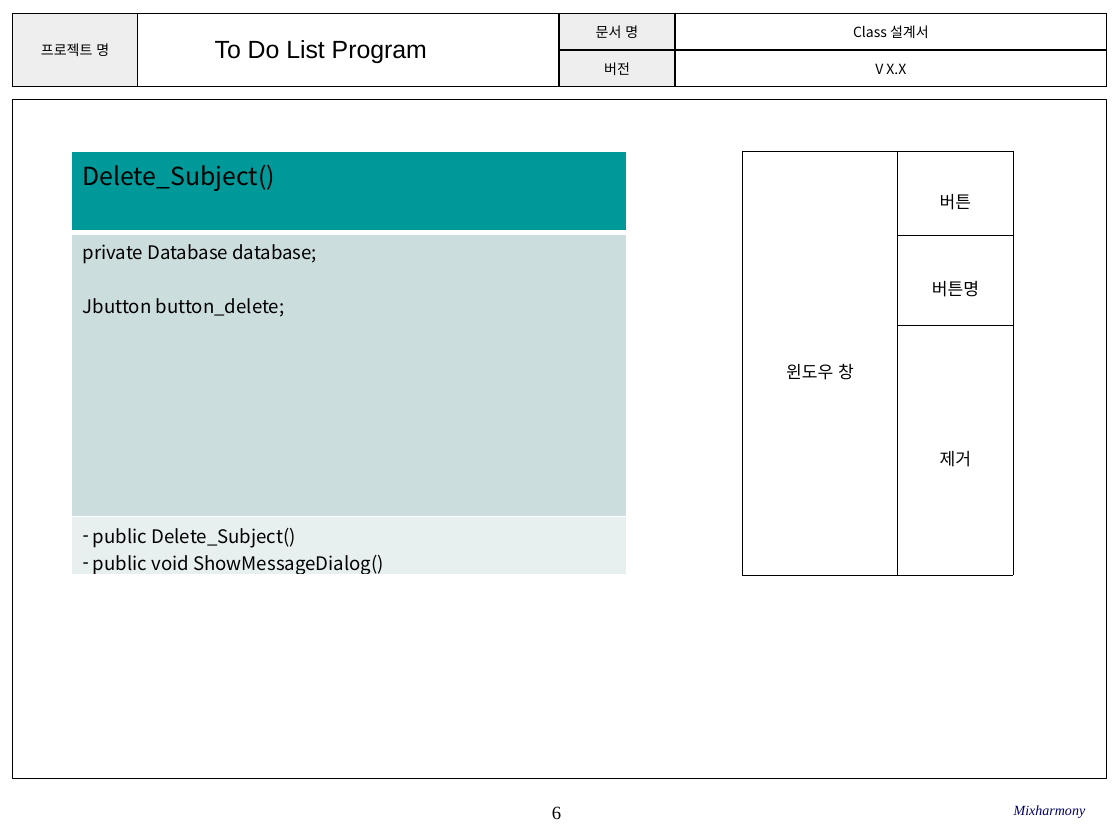
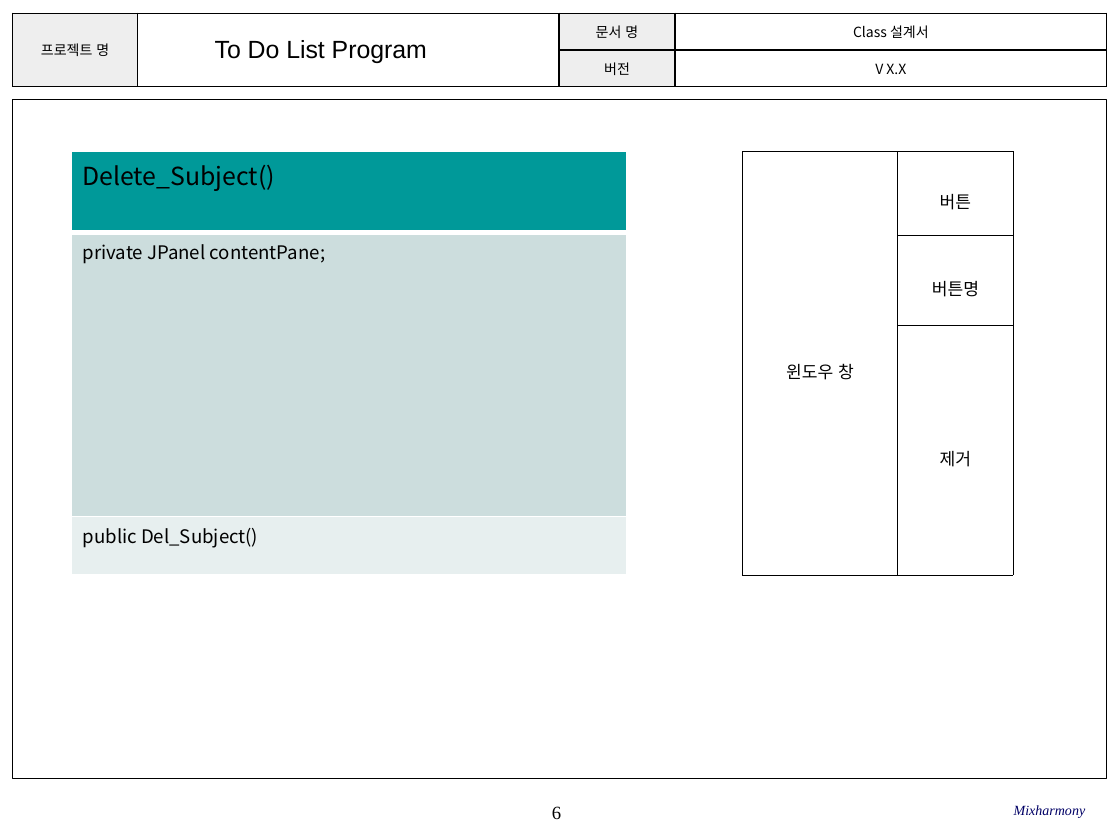
Before and after one commit to SE-admin/SE2017_2_mixharmony, a slide deck: slide 6 of doc/3_ 설계서/Class Design.pptx. Drawn at 1120x840 pixels with LibreOffice and Linux fonts; fonts in the diff are those of the drawing; background and template pictures are left out. Boxes give left, top, right and bottom in pixels: in the first picture for what was removed or moved away, otherwise in the second. Text is boxed around its words. In the diff, an @@ line names an element or a change of style, - is before the commit and + after.

```diff
--- a/doc/3_ 설계서/Class Design.pptx
+++ b/doc/3_ 설계서/Class Design.pptx
@@ table at box(72, 151, 627, 575) @@
-row 2, column 1: private Database database; / Jbutton button_delete;
+row 2, column 1: private JPanel contentPane;
-row 3, column 1: public Delete_Subject() / public void ShowMessageDialog()
+row 3, column 1: public Del_Subject()
```
Also in this commit, not shown: 7 other slides changed, 3 slides added.
